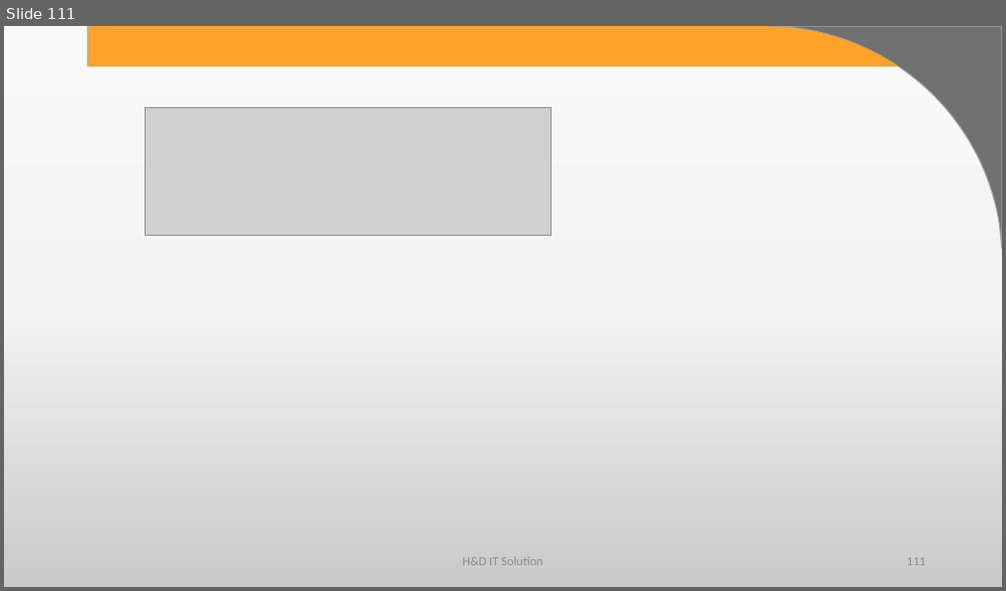
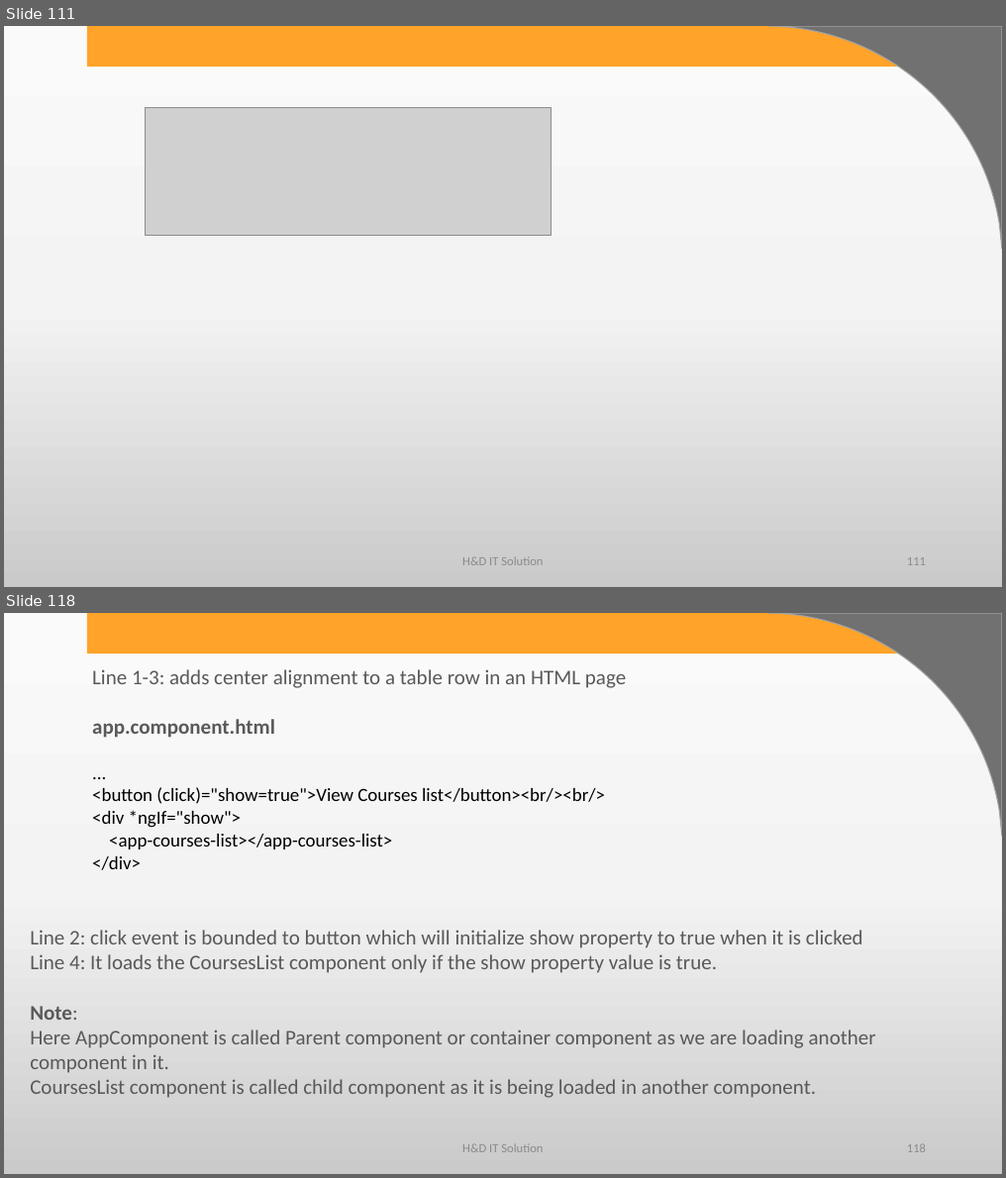
Before and after one commit to harshadasawant/infiniteAngular, a slide deck: ppt/ANGULAR.pptx. Shown one above the other, each under a label of ours: slide 111 before the commit, slides 111 and 118 after it; the slides between them are not shown. The pictures are 1006x591 and 1006x1178 pixels, drawn with LibreOffice and Linux fonts; fonts in the diff are those of the drawing; grey boxes stand for pictures; background and template pictures are left out. Boxes give left, top, right and bottom in pixels: in the first picture for what was removed or moved away, otherwise in the second. Text is boxed around its words. In the diff, an @@ line names an element or a change of style, - is before the commit and + after.

```diff
--- a/ppt/ANGULAR.pptx
+++ b/ppt/ANGULAR.pptx
@@ slide 118 added at (x1=4, y1=613, x2=1002, y2=1174), background gradient #FBFBFB to #F4F4F4 to #CBCBCB; not listed: 2 template elements that a slide beside it also shows @@
@@ text added at (x1=92, y1=669, x2=626, y2=738), 20 pt, text #595959 @@
+Line 1-3: adds center alignment to a table row in an HTML page
+app.component.html
@@ text added at (x1=92, y1=787, x2=605, y2=870), 18 pt, text #000000 @@
+...
+<button (click)="show=true">View Courses list</button><br/><br/>
+<div *ngIf="show">
+<app-courses-list></app-courses-list>
+</div>
@@ text added at (x1=30, y1=930, x2=876, y2=1098), 20 pt, text #595959 @@
+Line 2: click event is bounded to button which will initialize show property to true when it is clicked
+Line 4: It loads the CoursesList component only if the show property value is true.
+Note:
+Here AppComponent is called Parent component or container component as we are loading another component in it.
+CoursesList component is called child component as it is being loaded in another component.
@@ text added at (x1=462, y1=1145, x2=543, y2=1153), 12 pt, text #8C8C8C @@
+H&D IT Solution
@@ page number added at (x1=907, y1=1145, x2=926, y2=1153), 12 pt, text #8C8C8C @@
+118
```
Also in this commit, not shown: 21 other slides added, 7 other files.
